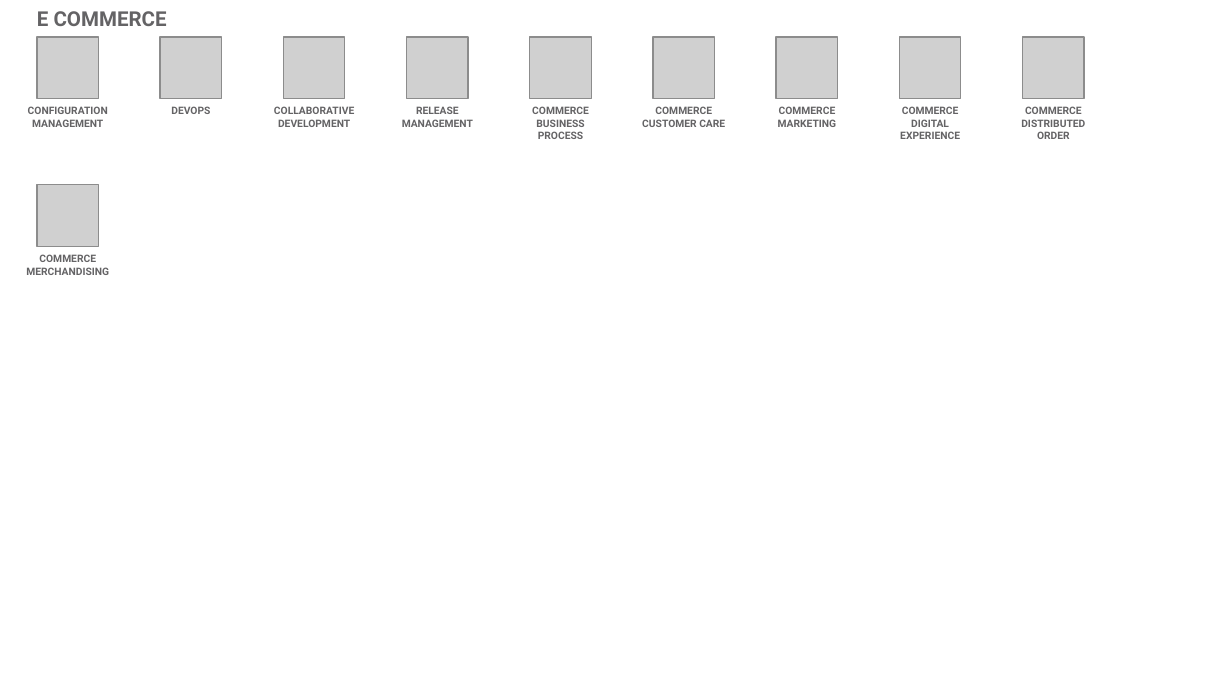
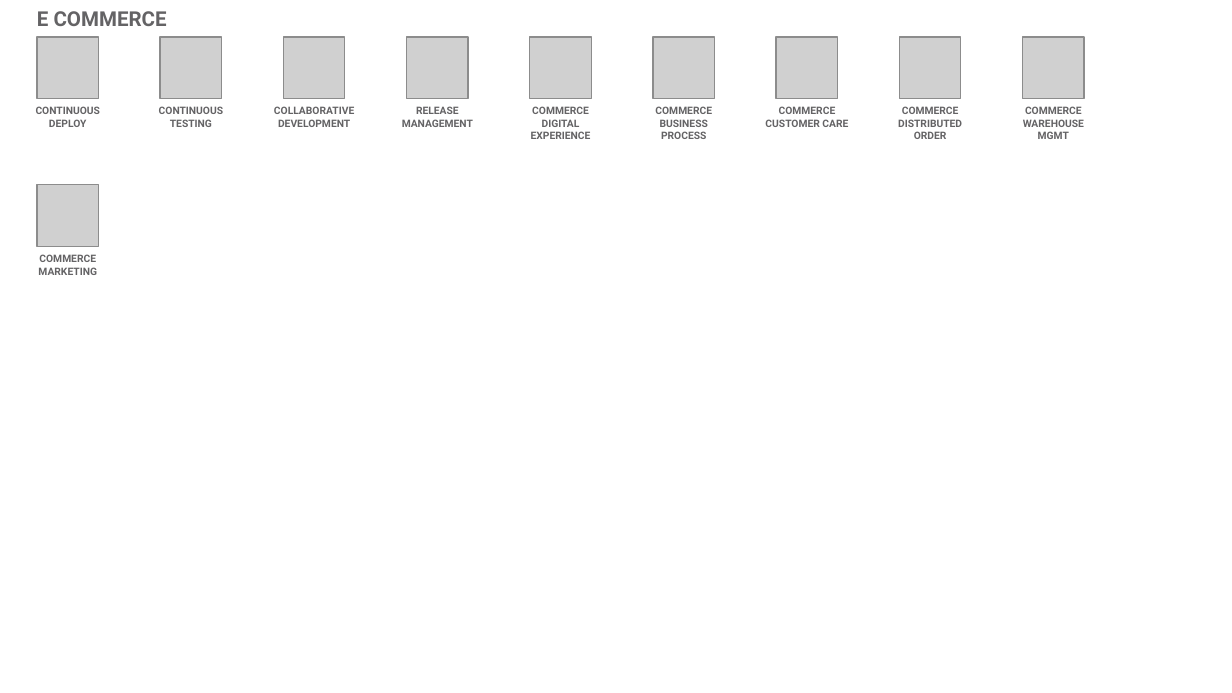
Before and after one commit to l2fprod/myarchitecture, a slide deck: slide 16 of mycatalog-architecture-diagram-template.pptx. Drawn at 1232x693 pixels with LibreOffice and Linux fonts; fonts in the diff are those of the drawing; grey boxes stand for pictures. Boxes give left, top, right and bottom in pixels: in the first picture for what was removed or moved away, otherwise in the second. Text is boxed around its words. In the diff, an @@ line names an element or a change of style, - is before the commit and + after.

```diff
--- a/mycatalog-architecture-diagram-template.pptx
+++ b/mycatalog-architecture-diagram-template.pptx
@@ text at (36, 106, 100, 127): text changed @@
-CONFIGURATION MANAGEMENT
+CONTINUOUS DEPLOY
@@ text at (159, 106, 223, 127): text changed @@
-DEVOPS
+CONTINUOUS TESTING
@@ text at (531, 106, 591, 139): text changed @@
-COMMERCE CUSTOMER CARE
+COMMERCE DIGITAL EXPERIENCE
@@ text "COMMERCE BUSINESS PROCESS": place and size @@
-text "COMMERCE BUSINESS PROCESS" at (532, 106, 589, 139)
+text "COMMERCE BUSINESS PROCESS" at (655, 106, 712, 139)
@@ text at (765, 106, 848, 127): text changed @@
-COMMERCE MARKETING
+COMMERCE CUSTOMER CARE
@@ text at (898, 106, 962, 139): text changed @@
-COMMERCE DIGITAL EXPERIENCE
+COMMERCE DISTRIBUTED ORDER
@@ text at (1023, 106, 1084, 139): text changed @@
-COMMERCE DISTRIBUTED ORDER
+COMMERCE WAREHOUSE MGMT
@@ text at (38, 254, 97, 275): text changed @@
-COMMERCE MERCHANDISING
+COMMERCE MARKETING
```
Also in this commit, not shown: 15 other slides changed.
